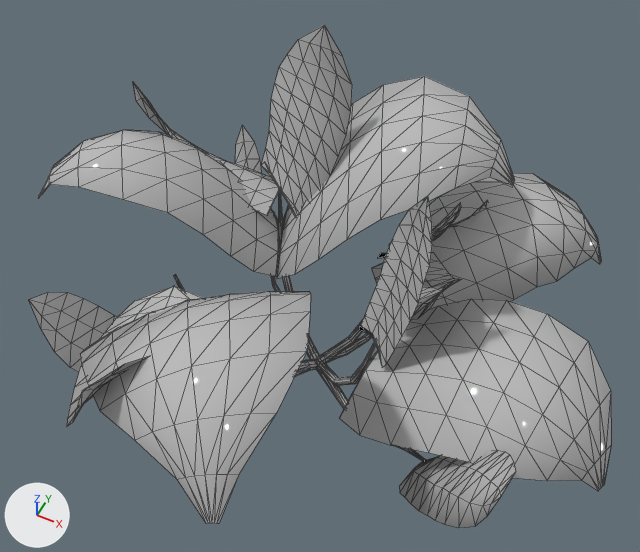
The FBX model Assets/Art/Mesh/Enviro/P01_003.fbx, before and after one commit.
Both versions are drawn from a camera (50 mm lens) standing at (0.84, -1.66, 2.54) and looking at (0.05, -0.08, 0.57). Arrows for +X, +Y and +Z are at lower left; the lights stay in place. Mesh edges are drawn as thin lines. Where no turn or scale is listed for an object, it has been applied to the vertices. Vertices at the same position are counted once.

In view in the first picture: 'P01_003_Branch', 'P01_003_Leaves'.
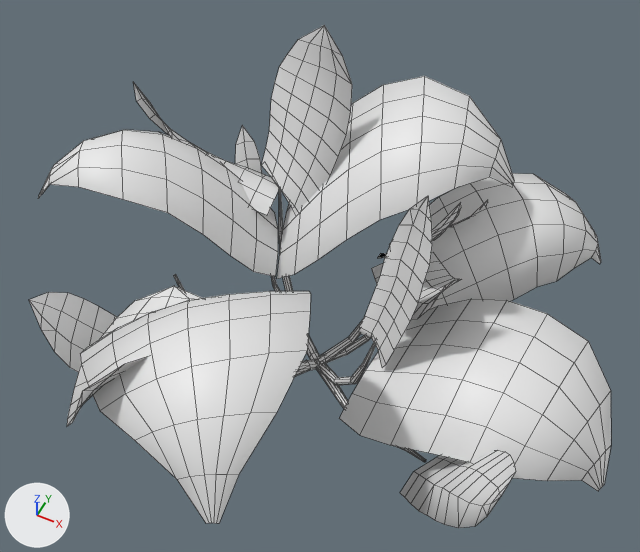
Where the newer file only moved an object's origin or applied its transform, the numbers keep the older frame.

Patch to the scene script:
```diff
--- a/Assets/Art/Mesh/Enviro/P01_003.fbx.py
+++ b/Assets/Art/Mesh/Enviro/P01_003.fbx.py
@@ mat_material_007 @@
+mat_material_007 = principled_material('Material.007')
+mat_material_007.base_color = (0.8, 0.8, 0.8)  # white #e7e7e7
@@ me_mesh_002 @@
 # used by ob_p01_003_leaves; location = (0.0, 0.0, 0.0)
-me_mesh_002.from_pydata(...)  # 958 vertices, 1410 faces; spans x -0.87..1.01, y -0.97..0.75, z 0.15..1.1
+me_mesh_002.from_pydata(...)  # 675 vertices, 537 faces; spans x -0.87..1.01, y -0.97..0.75, z 0.15..1.1
+# me_mesh_002 part 1: 275 vertices removed from x -0.72..0.61, y -0.63..0.48, z 0.15..0.87; 5 vertices added at x 0.19..0.46, y -0.12..0.47, z 0.42..0.78
+# me_mesh_002 part 2: 7 vertices removed from x -0.12..0.21, y -0.96..-0.9, z 0.71..0.93; 1 vertex added at x 0.16, y -0.93, z 0.81
+# me_mesh_002 part 3: 4 vertices removed from x -0.17..-0.16, y 0.38, z 1.1
+# me_mesh_002 part 4: 3 vertices removed from x 0.77, y -0.65, z 0.78
+# me_mesh_002 part 5: 69 faces spanning x -0.81..0.77, y -0.94..0.57, z 0.17..1.1 switch from mat_material__3 (grey #bcbcbc) to mat_material_007 (white #e7e7e7)
```

Changed parts and their boxes (x1, y1, x2, y2) in the pictures (640 x 552 px):
part 1 of me_mesh_002, cut back: before (29, 82, 515, 492); after (359, 109, 514, 350)
part 2 of me_mesh_002, cut back: before (82, 364, 210, 523); after (153, 419, 212, 523)
part 3 of me_mesh_002, deleted: before (299, 25, 342, 55)
part 4 of me_mesh_002, deleted: before (492, 485, 508, 503)
part 5 of me_mesh_002, recoloured: (29, 25, 501, 527) in both
